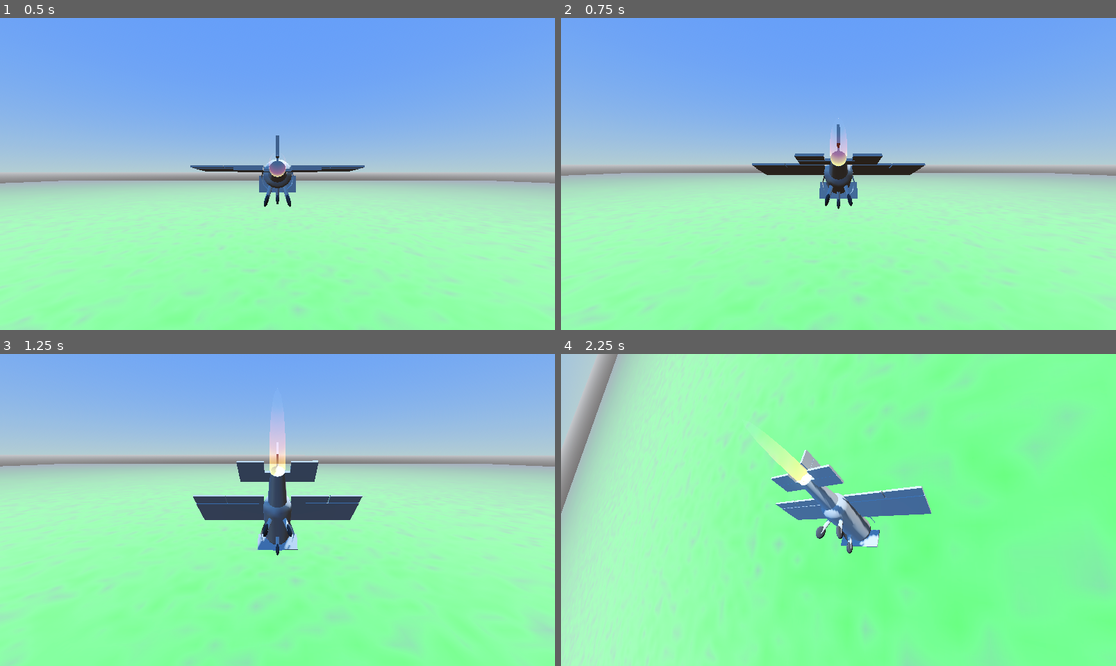
Above: before the commit, frames 1-4 (two rows, left to right).
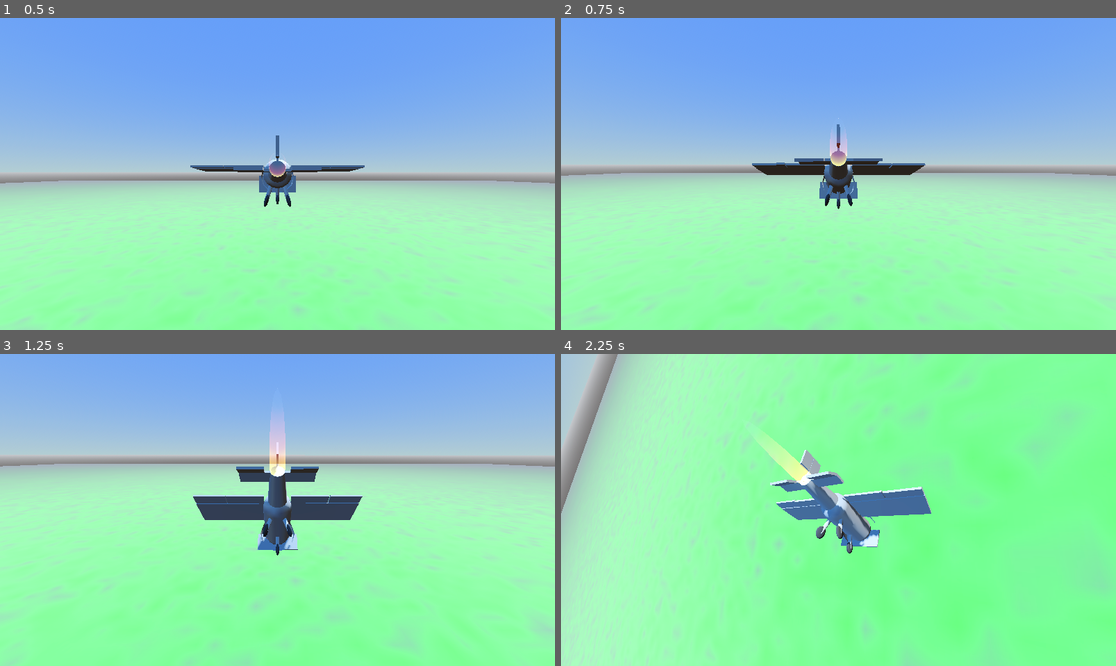
Above: after the commit, the same moments.

Repository: 100-Devs-1-Game/UndeadReckoning
Game: Godot game, scene res://test/flat_terrain_test.tscn
The game is run twice, just before and just after one commit, with the same random seed, the same clock (stepped at 60 frames per second) and the same inputs. This scene is started directly instead of the project's main scene. Sound files missing from this copy of the repository are replaced by a short silence.
Inputs (mouse positions are in pixels of both pictures, inside the frame that each line leads up to):
- Up to frame 1 (0.5 s): no input
- Up to frame 2 (0.75 s): tap Enter at 0.5 s; move the mouse to (832, 180) at 0.52 s; hold W from 0.53 s (still down); tap Z at 0.6 s
- Up to frame 3 (1.25 s): keep holding W; tap Space at 0.77, 1.07 s
- Up to frame 4 (2.25 s): keep holding W; move the mouse to (877, 513) at 1.27 s; tap P at 1.35 s; tap Space at 1.52, 1.82 s; move the mouse to (794, 506) at 2.02 s; tap O at 2.1 s

Frame 1 is identical in both runs. In frame 2, 0.3% of the frame differs, in the area x 38-58%, y 43-48%; in frame 3, 0.4%; in frame 4, 0.5%, in the area x 37-66%, y 35-62%.

Commit message:
Connect model ailerons to steering

Diff:
--- a/src/plane/our_aircraft.gd
+++ b/src/plane/our_aircraft.gd
@@ -12,3 +12,5 @@
 	Input.mouse_mode= Input.MOUSE_MODE_CAPTURED
 
 	builtin_interface.visible= enable_builtin_interface
+
+	$Steering.update_interface.connect($Model/MovingParts/Steering._on_Steering_update_interface)
